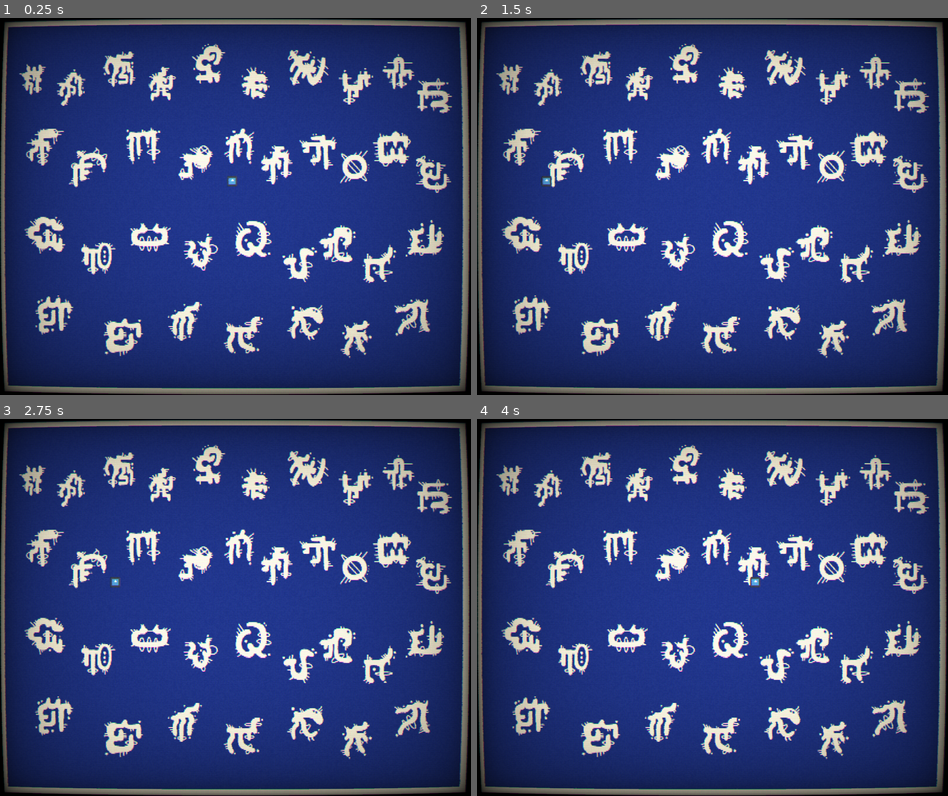
Above: before the commit, frames 1-4 (two rows, left to right).
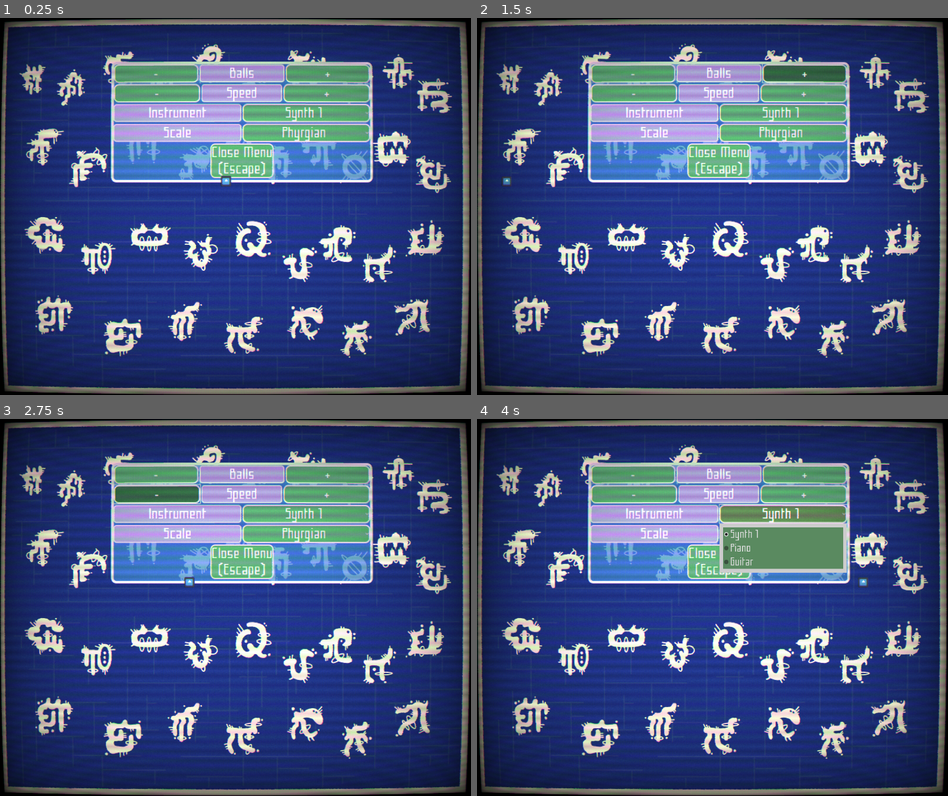
Above: after the commit, the same moments.

Repository: C-RJohnston/KBoard-Pong
Game: Godot game, scene res://MainScene.tscn
The game is run twice, just before and just after one commit, with the same random seed, the same clock (stepped at 60 frames per second) and the same inputs. The engine's default icon, where the game draws it, is replaced by a stand-in: a white triangle on a blue panel in a dark square.
Inputs (mouse positions are in pixels of both pictures, inside the frame that each line leads up to):
- Up to frame 1 (0.25 s): no input
- Up to frame 2 (1.5 s): click (632, 74) at 0.5 s, where only the run after the commit has a clickable "-"; click (806, 74) at 1.25 s, where only the run after the commit has a clickable "+"
- Up to frame 3 (2.75 s): click (155, 494) at 2 s, where only the run after the commit has a clickable "-"
- Up to frame 4 (4 s): click (801, 494) at 2.75 s, where only the run after the commit has a clickable "+"; click (783, 513) at 3.5 s, where only the run after the commit has a clickable "Synth 1"

The runs differ from the first frame. In frame 1, 27% of the frame differs, in the area x 0-100%, y 0-100%; in frame 2, 27%; in frame 3, 27%; in frame 4, 27%.

Commit message:
MenuStart

Diff:
--- /dev/null
+++ b/GameTheme.tres
@@ -0,0 +1,84 @@
+[gd_resource type="Theme" load_steps=8 format=3 uid="uid://cb4ofx1tjqlvo"]
+
+[ext_resource type="FontFile" uid="uid://cto4fmjgy51ha" path="res://Assets/fonts/Facade-font-master/fonts/Facade-Ouest.otf" id="1_rs410"]
+
+[sub_resource type="StyleBoxFlat" id="StyleBoxFlat_gmrvf"]
+bg_color = Color(0.184177, 0.365572, 0.246747, 1)
+border_width_left = 4
+border_width_top = 4
+border_width_right = 4
+border_width_bottom = 4
+corner_radius_top_left = 15
+corner_radius_top_right = 15
+corner_radius_bottom_right = 15
+corner_radius_bottom_left = 15
+corner_detail = 10
+
+[sub_resource type="StyleBoxFlat" id="StyleBoxFlat_6vian"]
+bg_color = Color(0.317238, 0.582843, 0.407611, 1)
+border_width_left = 4
+border_width_top = 4
+border_width_right = 4
+border_width_bottom = 4
+corner_radius_top_left = 15
+corner_radius_top_right = 15
+corner_radius_bottom_right = 15
+corner_radius_bottom_left = 15
+corner_detail = 10
+
+[sub_resource type="StyleBoxFlat" id="StyleBoxFlat_iblxc"]
+bg_color = Color(0.336003, 0.460674, 0.297318, 1)
+border_width_left = 4
+border_width_top = 4
+border_width_right = 4
+border_width_bottom = 4
+corner_radius_top_left = 15
+corner_radius_top_right = 15
+corner_radius_bottom_right = 15
+corner_radius_bottom_left = 15
+corner_detail = 10
+
+[sub_resource type="StyleBoxFlat" id="StyleBoxFlat_7v62e"]
+bg_color = Color(0.622386, 0.557154, 0.784422, 1)
+border_width_left = 3
+border_width_top = 3
+border_width_right = 3
+border_width_bottom = 3
+corner_radius_top_left = 8
+corner_radius_top_right = 8
+corner_radius_bottom_right = 8
+corner_radius_bottom_left = 8
+
+[sub_resource type="StyleBoxFlat" id="StyleBoxFlat_kyunq"]
+bg_color = Color(0.227451, 0.466667, 0.745098, 0.752941)
+border_width_left = 8
+border_width_top = 8
+border_width_right = 8
+border_width_bottom = 8
+corner_radius_top_left = 16
+corner_radius_top_right = 16
+corner_radius_bottom_right = 16
+corner_radius_bottom_left = 16
+
+[sub_resource type="StyleBoxFlat" id="StyleBoxFlat_gwa13"]
+bg_color = Color(0.351963, 0.541708, 0.377627, 1)
+border_width_left = 12
+border_width_top = 12
+border_width_right = 12
+border_width_bottom = 12
+
+[resource]
+Button/font_sizes/font_size = 42
+Button/fonts/font = ExtResource("1_rs410")
+Button/styles/hover = SubResource("StyleBoxFlat_gmrvf")
+Button/styles/normal = SubResource("StyleBoxFlat_6vian")
+Button/styles/pressed = SubResource("StyleBoxFlat_iblxc")
+Label/font_sizes/font_size = 42
+Label/fonts/font = ExtResource("1_rs410")
+Label/styles/normal = SubResource("StyleBoxFlat_7v62e")
+OptionButton/font_sizes/font_size = 42
+OptionButton/fonts/font = ExtResource("1_rs410")
+PanelContainer/styles/panel = SubResource("StyleBoxFlat_kyunq")
+PopupMenu/font_sizes/font_size = 32
+PopupMenu/fonts/font = ExtResource("1_rs410")
+PopupMenu/styles/panel = SubResource("StyleBoxFlat_gwa13")
--- a/MainScene.tscn
+++ b/MainScene.tscn
@@ -6,7 +6,6 @@
 [ext_resource type="Script" path="res://game.gd" id="1_ij5ce"]
 [ext_resource type="PackedScene" uid="uid://dflo5uheaeuyi" path="res://CamCave/Sounds.tscn" id="3_ggpmk"]
 [ext_resource type="AudioStream" uid="uid://c4xedy6jhw748" path="res://Assets/cs80 funky.wav" id="4_6f4bd"]
-[ext_resource type="Texture2D" uid="uid://cock53x2c6aff" path="res://Sprites/PrototypeAssets/NewPositions.png" id="5_qwhbr"]
 [ext_resource type="Texture2D" uid="uid://bkt2gv1dg42nv" path="res://Sprites/Tiles/Part1/tile000.png" id="6_635gc"]
 [ext_resource type="Texture2D" uid="uid://mo713yvkoxlw" path="res://Sprites/Tiles/Part1/tile001.png" id="7_ujv2k"]
 [ext_resource type="Texture2D" uid="uid://crd3dfh22dqg0" path="res://Sprites/Tiles/Part1/tile002.png" id="8_3rh12"]
@@ -44,6 +43,8 @@
 [ext_resource type="Texture2D" uid="uid://dtwdpdkpnisfr" path="res://Sprites/Tiles/Part2/tile012.png" id="40_en5tx"]
 [ext_resource type="Texture2D" uid="uid://co7ggkfupxeae" path="res://Sprites/Tiles/Part2/tile013.png" id="41_i66nc"]
 [ext_resource type="Texture2D" uid="uid://ccm56e4ftxqiu" path="res://Sprites/PrototypeAssets/bordrr.png" id="42_48cxy"]
+[ext_resource type="Texture2D" uid="uid://cl4lpuq1hddkq" path="res://Sprites/PrototypeAssets/linebg.png" id="45_7k5u8"]
+[ext_resource type="Theme" uid="uid://cb4ofx1tjqlvo" path="res://GameTheme.tres" id="45_m8127"]
 
 [sub_resource type="ShaderMaterial" id="ShaderMaterial_681tj"]
 shader = ExtResource("1_8wgip")
@@ -70,7 +71,7 @@
 
 [sub_resource type="ShaderMaterial" id="ShaderMaterial_81e0q"]
 shader = ExtResource("1_8wgip")
-shader_parameter/resolution = Vector2(640, 360)
+shader_parameter/resolution = Vector2(800, 600)
 shader_parameter/scan_line_amount = 0.5
 shader_parameter/warp_amount = 0.1
 shader_parameter/noise_amount = 0.03
@@ -96,7 +97,7 @@
 
 [node name="Sounds" parent="." instance=ExtResource("3_ggpmk")]
 path = ExtResource("4_6f4bd")
-chosen_scale = "Cphrygian"
+chosen_scale = "Cm"
 
 [node name="Borders" type="Node2D" parent="."]
 
@@ -129,10 +130,9 @@
 [node name="CollisionShape2D" type="CollisionShape2D" parent="Borders/Right"]
 shape = SubResource("RectangleShape2D_53cqu")
 
-[node name="Positions2" type="Sprite2D" parent="."]
-visible = false
-position = Vector2(751, 602)
-texture = ExtResource("5_qwhbr")
+[node name="Bordr" type="Sprite2D" parent="Borders"]
+position = Vector2(746, 602)
+texture = ExtResource("42_48cxy")
 
 [node name="Positions" type="Node2D" parent="."]
 
@@ -315,13 +315,123 @@
 position = Vector2(1318, 953)
 scale = Vector2(0.5, 0.5)
 texture = ExtResource("41_i66nc")
-
-[node name="Bordr" type="Sprite2D" parent="."]
-position = Vector2(746, 602)
-texture = ExtResource("42_48cxy")
 
 [node name="ColorRect" type="ColorRect" parent="."]
 z_index = 1000
 material = SubResource("ShaderMaterial_81e0q")
 offset_right = 1500.0
 offset_bottom = 1200.0
+
+[node name="Linebg" type="Sprite2D" parent="."]
+modulate = Color(0.619608, 0.843137, 0.584314, 0.0901961)
+z_index = -3
+position = Vector2(750, 604)
+texture = ExtResource("45_7k5u8")
+
+[node name="PanelContainer" type="PanelContainer" parent="."]
+offset_left = 355.0
+offset_top = 140.0
+offset_right = 1186.0
+offset_bottom = 524.0
+theme = ExtResource("45_m8127")
+
+[node name="ScrollContainer" type="ScrollContainer" parent="PanelContainer"]
+layout_mode = 2
+size_flags_horizontal = 3
+size_flags_vertical = 3
+theme = ExtResource("45_m8127")
+
+[node name="VBoxContainer" type="VBoxContainer" parent="PanelContainer/ScrollContainer"]
+layout_mode = 2
+size_flags_horizontal = 3
+
+[node name="Balls" type="HBoxContainer" parent="PanelContainer/ScrollContainer/VBoxContainer"]
+layout_mode = 2
+size_flags_vertical = 3
+
+[node name="BallMinus" type="Button" parent="PanelContainer/ScrollContainer/VBoxContainer/Balls"]
+layout_mode = 2
+size_flags_horizontal = 3
+text = "-"
+
+[node name="Label" type="Label" parent="PanelContainer/ScrollContainer/VBoxContainer/Balls"]
+layout_mode = 2
+size_flags_horizontal = 3
+theme = ExtResource("45_m8127")
+text = "Balls"
+horizontal_alignment = 1
+vertical_alignment = 1
+
+[node name="BallPlus" type="Button" parent="PanelContainer/ScrollContainer/VBoxContainer/Balls"]
+layout_mode = 2
+size_flags_horizontal = 3
+text = "+"
+
+[node name="Speed" type="HBoxContainer" parent="PanelContainer/ScrollContainer/VBoxContainer"]
+layout_mode = 2
+
+[node name="SpeedMinus" type="Button" parent="PanelContainer/ScrollContainer/VBoxContainer/Speed"]
+layout_mode = 2
+size_flags_horizontal = 3
+text = "  -  "
+
+[node name="Label" type="Label" parent="PanelContainer/ScrollContainer/VBoxContainer/Speed"]
+layout_mode = 2
+text = "      Speed      "
+
+[node name="SpeedPlus" type="Button" parent="PanelContainer/ScrollContainer/VBoxContainer/Speed"]
+layout_mode = 2
+size_flags_horizontal = 3
+text = "  +  "
+
+[node name="Instrument" type="HBoxContainer" parent="PanelContainer/ScrollContainer/VBoxContainer"]
+layout_mode = 2
+size_flags_vertical = 3
+
+[node name="Label" type="Label" parent="PanelContainer/ScrollContainer/VBoxContainer/Instrument"]
+layout_mode = 2
+size_flags_horizontal = 3
+text = "Instrument"
+horizontal_alignment = 1
+vertical_alignment = 1
+
+[node name="OptionButton" type="OptionButton" parent="PanelContainer/ScrollContainer/VBoxContainer/Instrument"]
+layout_mode = 2
+size_flags_horizontal = 3
+alignment = 1
+selected = 0
+allow_reselect = true
+item_count = 3
+popup/item_0/text = "Synth 1"
+popup/item_1/text = "Piano"
+popup/item_1/id = 1
+popup/item_2/text = "Guitar"
+popup/item_2/id = 2
+
+[node name="Scale" type="HBoxContainer" parent="PanelContainer/ScrollContainer/VBoxContainer"]
+layout_mode = 2
+
+[node name="Label" type="Label" parent="PanelContainer/ScrollContainer/VBoxContainer/Scale"]
+layout_mode = 2
+size_flags_horizontal = 3
+text = "Scale"
+horizontal_alignment = 1
+vertical_alignment = 1
+
+[node name="OptionButton" type="OptionButton" parent="PanelContainer/ScrollContainer/VBoxContainer/Scale"]
+layout_mode = 2
+size_flags_horizontal = 3
+alignment = 1
+selected = 0
+item_count = 1
+popup/item_0/text = "Phyrgian"
+
+[node name="ExitMenu" type="HBoxContainer" parent="PanelContainer/ScrollContainer/VBoxContainer"]
+layout_mode = 2
+size_flags_horizontal = 4
+
+[node name="Button" type="Button" parent="PanelContainer/ScrollContainer/VBoxContainer/ExitMenu"]
+layout_mode = 2
+size_flags_horizontal = 0
+text = "Close Menu
+(Escape)"
--- a/Scenes/Ball/ball.gd
+++ b/Scenes/Ball/ball.gd
@@ -4,7 +4,7 @@
 # Called when the node enters the scene tree for the first time.
 func _ready():
 	# Random velocity, should change to variable later
-	apply_central_impulse(Vector2(-414,0))
+	apply_central_impulse(Vector2(-500,0))
 
 
 # Called every frame. 'delta' is the elapsed time since the previous frame.
--- a/default_bus_layout.tres
+++ b/default_bus_layout.tres
@@ -1,4 +1,4 @@
-[gd_resource type="AudioBusLayout" format=3 uid="uid://64dcbbddn3da"]
+[gd_resource type="AudioBusLayout" format=3 uid="uid://88r5kcqvfry1"]
 
 [resource]
-bus/0/volume_db = -6.92183
+bus/0/volume_db = -3.32444
--- a/project.godot
+++ b/project.godot
@@ -20,7 +20,6 @@
 window/size/viewport_width=1500
 window/size/viewport_height=1200
 window/stretch/mode="viewport"
-window/stretch/aspect="expand"
 
 [editor_plugins]
 
Not shown, added: Assets/fonts/Facade-font-master/LICENSE.txt
Binary file added: Assets/fonts/Facade-font-master/documentation/Facade-documentation-long.png
Not shown, added: Assets/fonts/Facade-font-master/documentation/Facade-documentation-long.png.import
Binary file added: Assets/fonts/Facade-font-master/documentation/images/Facade-JPO-01.jpg
Not shown, added: Assets/fonts/Facade-font-master/documentation/images/Facade-JPO-01.jpg.import
Binary file added: Assets/fonts/Facade-font-master/documentation/images/Facade-JPO-02.jpg
Not shown, added: Assets/fonts/Facade-font-master/documentation/images/Facade-JPO-02.jpg.import
Binary file added: Assets/fonts/Facade-font-master/documentation/images/Facade-JPO-03.jpg
Not shown, added: Assets/fonts/Facade-font-master/documentation/images/Facade-JPO-03.jpg.import
Binary file added: Assets/fonts/Facade-font-master/documentation/images/Facade-JPO-04.jpg
Not shown, added: Assets/fonts/Facade-font-master/documentation/images/Facade-JPO-04.jpg.import
Binary file added: Assets/fonts/Facade-font-master/documentation/images/Facade-JPO-05.jpg
(and 55 more such lines)
